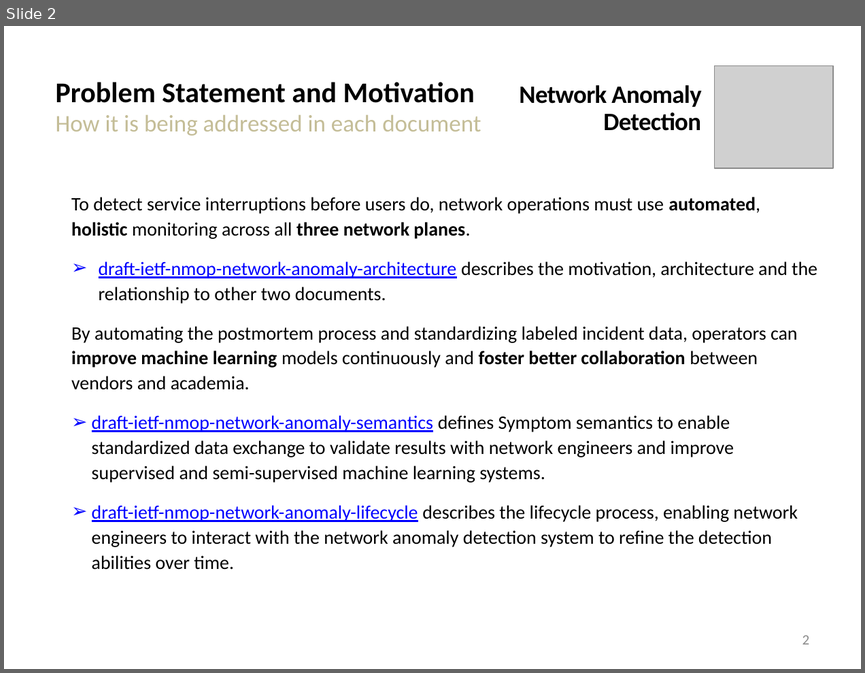
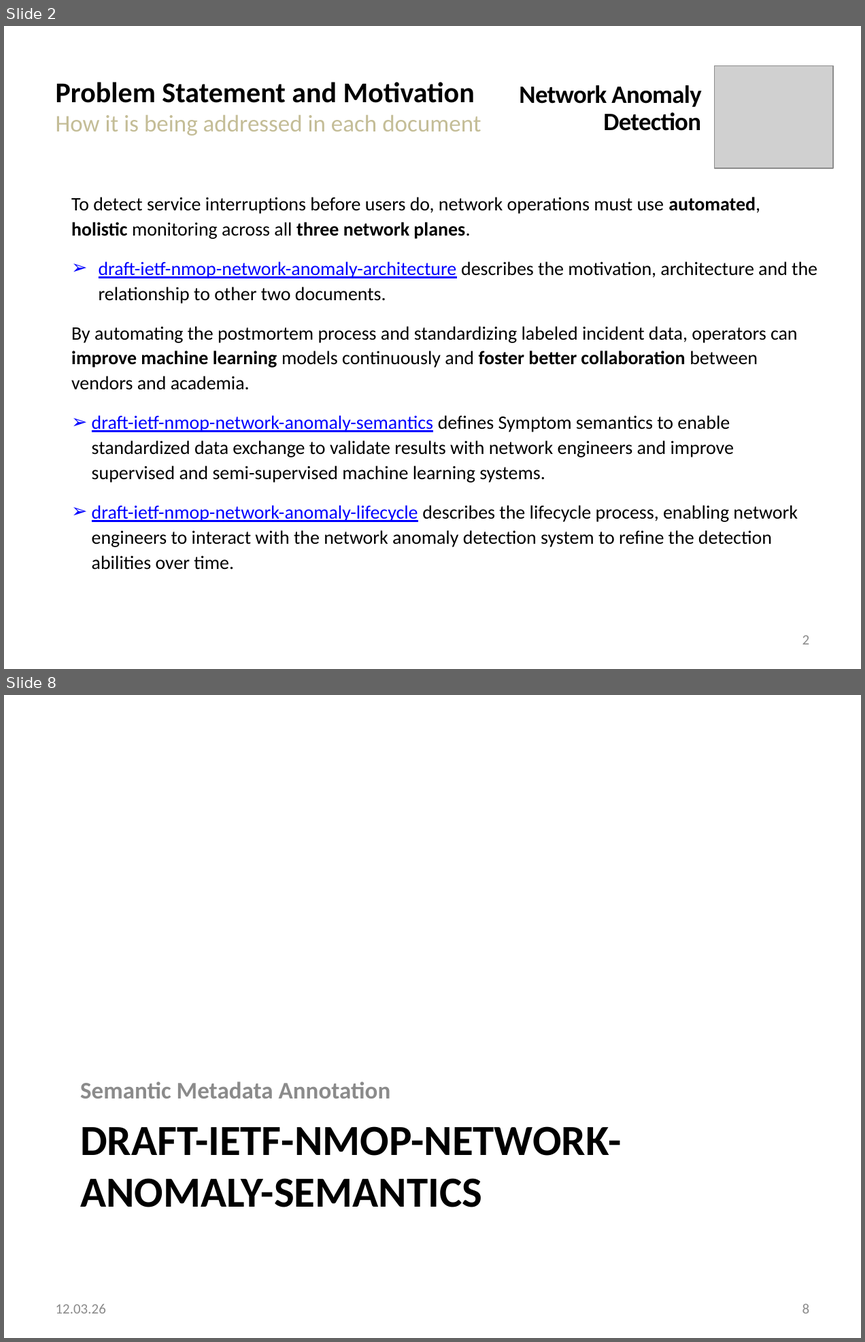
Before and after one commit to network-analytics/ietf-network-analytics-document-status, a slide deck: 125/NMOP/draft-ietf-nmop-network-anomaly-architecture-semantics-lifecycle.pptx. Shown one above the other, each under a label of ours: slide 2 before the commit, slides 2 and 8 after it; the slides between them are not shown. The pictures are 865x673 and 865x1342 pixels, drawn with LibreOffice and Linux fonts; fonts in the diff are those of the drawing; grey boxes stand for pictures. Boxes give left, top, right and bottom in pixels: in the first picture for what was removed or moved away, otherwise in the second. Text is boxed around its words. In the diff, an @@ line names an element or a change of style, - is before the commit and + after.

Commit message:
update NMOP anomaly detection slide decks

```diff
--- a/125/NMOP/draft-ietf-nmop-network-anomaly-architecture-semantics-lifecycle.pptx
+++ b/125/NMOP/draft-ietf-nmop-network-anomaly-architecture-semantics-lifecycle.pptx
@@ slide 8 added at (4, 695, 861, 1338), background #FFFFFF @@
@@ text added at (80, 1081, 391, 1098), 20 pt, text #8C8C8C, bold @@
+Semantic Metadata Annotation
@@ title added at (80, 1126, 621, 1207), 36 pt, text #000000, bold @@
+DRAFT-IETF-NMOP-NETWORK-ANOMALY-SEMANTICS
@@ text added at (56, 1304, 106, 1313), 12 pt, text #8C8C8C @@
+12.03.26
@@ page number added at (802, 1304, 810, 1313), 12 pt, text #8C8C8C @@
+8
```
Also in this commit, not shown: 11 slides changed, 2 other slides added, 2 other files.
